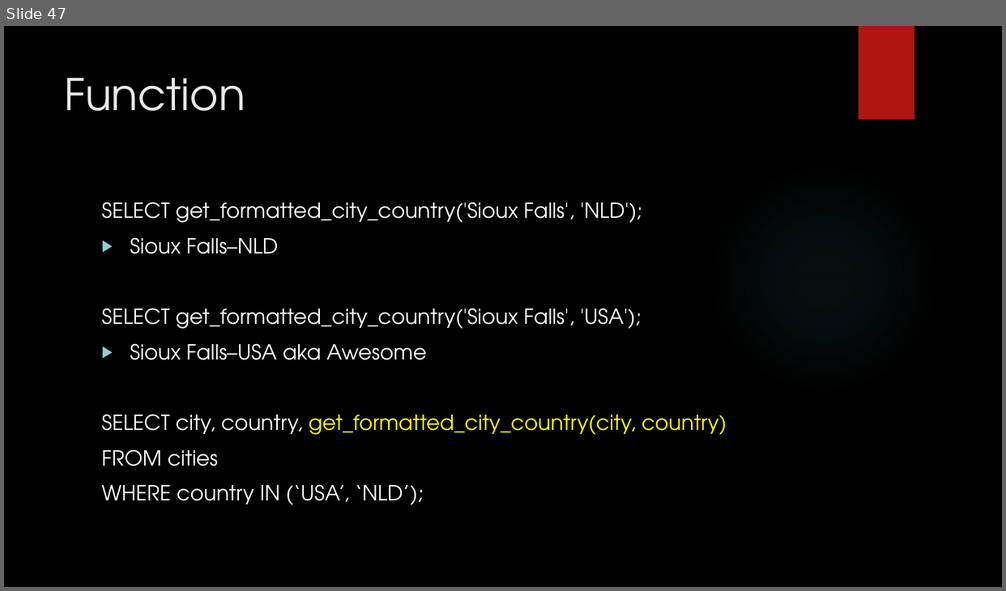
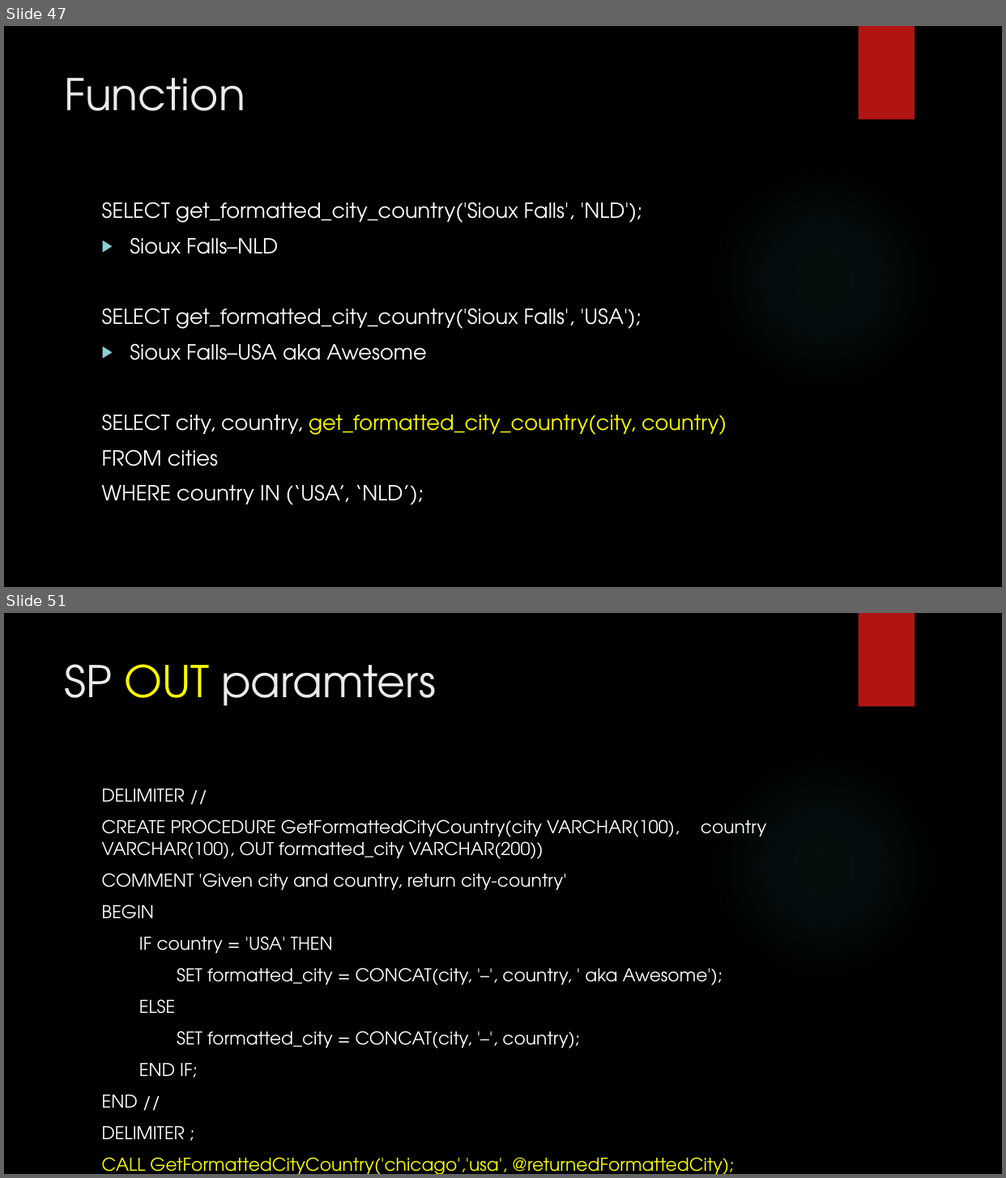
Before and after one commit to zedfoxus/database-bootcamp, a slide deck: Presentation/Database-Bootcamp-Presentation.pptx. Shown one above the other, each under a label of ours: slide 47 before the commit, slides 47 and 51 after it; the slides between them are not shown. The pictures are 1006x591 and 1006x1178 pixels, drawn with LibreOffice and Linux fonts; fonts in the diff are those of the drawing; background and template pictures are left out. Boxes give left, top, right and bottom in pixels: in the first picture for what was removed or moved away, otherwise in the second. Text is boxed around its words. In the diff, an @@ line names an element or a change of style, - is before the commit and + after.

Commit message:
Stored procedures included

```diff
--- a/Presentation/Database-Bootcamp-Presentation.pptx
+++ b/Presentation/Database-Bootcamp-Presentation.pptx
@@ slide 51 added at bbox=[4, 613, 1002, 1174], background picture (left out); not listed: 2 template elements that a slide beside it also shows @@
@@ title added at bbox=[65, 664, 436, 706], 42 pt, text #EBEBEB @@
+SP OUT paramters
@@ text added at bbox=[102, 789, 734, 1174], 17 pt, text #FFFFFF @@
+DELIMITER //
+CREATE PROCEDURE GetFormattedCityCountry(city VARCHAR(100), country VARCHAR(100), OUT formatted_city VARCHAR(200))
+COMMENT 'Given city and country, return city-country'
+BEGIN
+IF country = 'USA' THEN
+SET formatted_city = CONCAT(city, '–', country, ' aka Awesome');
+ELSE
+SET formatted_city = CONCAT(city, '–', country);
+END IF;
+END //
+DELIMITER ;
+CALL GetFormattedCityCountry('chicago','usa', @returnedFormattedCity);
+SELECT @ returnedFormattedCity;
```
Also in this commit, not shown: 5 other slides added.
